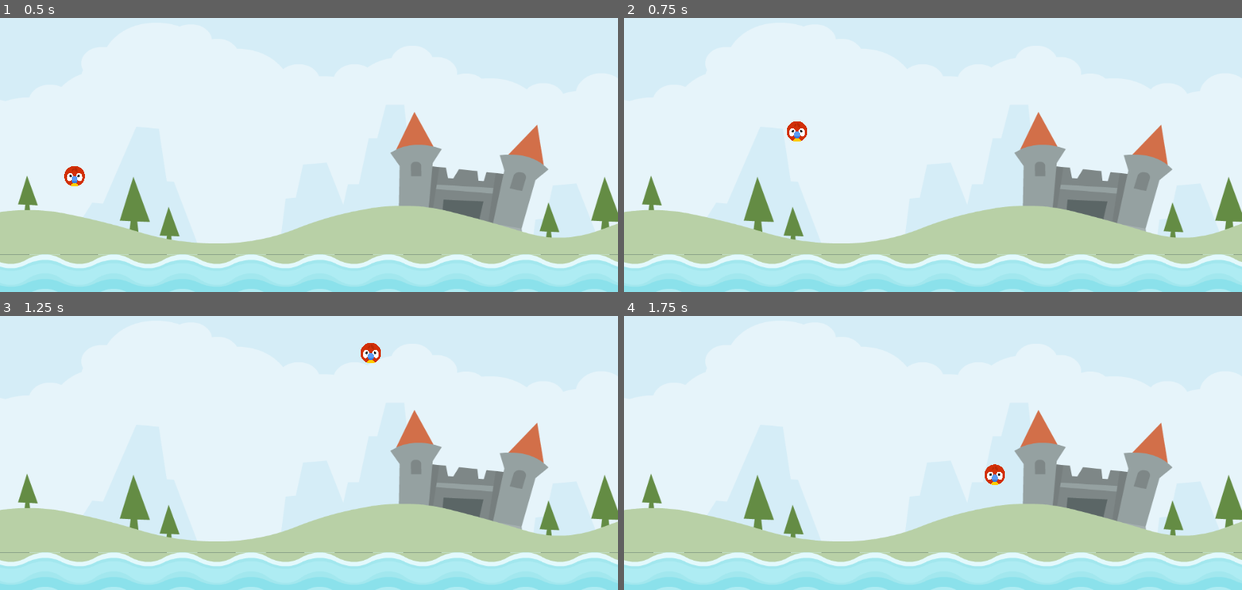
Above: before the commit, frames 1-4 (two rows, left to right).
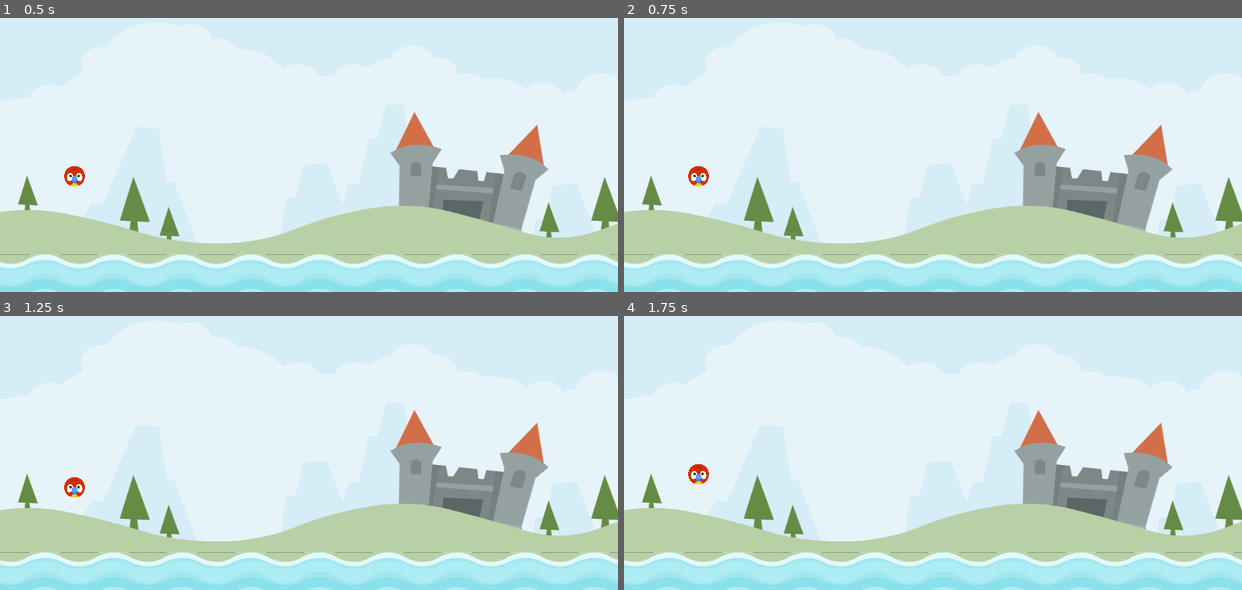
Above: after the commit, the same moments.

Repository: niamh-d/angry-animals-2d-godot
Game: Godot game, scene res://scenes/level/level.tscn
The game is run twice, just before and just after one commit, with the same random seed, the same clock (stepped at 60 frames per second) and the same inputs.
Inputs (mouse positions are in pixels of both pictures, inside the frame that each line leads up to):
- Up to frame 1 (0.5 s): no input
- Up to frame 2 (0.75 s): tap Enter at 0.5 s; drag from (698, 176) to (994, 42) at 0.52 s
- Up to frame 3 (1.25 s): no input
- Up to frame 4 (1.75 s): drag from (809, 433) to (902, 485) at 1.27 s

Frame 1 is identical in both runs. In frame 2, 0.4% of the frame differs, in the area x 10-30%, y 37-62%; in frame 3, 0.4%; in frame 4, 0.4%, in the area x 10-62%, y 54-62%.

Commit message:
animal can be dragged only within limited boundary box

Diff:
--- a/scenes/animal/animal.gd
+++ b/scenes/animal/animal.gd
@@ -1,10 +1,18 @@
 extends RigidBody2D
 
 enum ANIMAL_STATE {READY, DRAG, RELEASE}
+
+const DRAG_LIMIT_MAX: Vector2 = Vector2(0, 60)
+const DRAG_LIMIT_MIN: Vector2 = Vector2(-60, 0)
+
+var _start: Vector2 = Vector2.ZERO
+var _drag_start: Vector2 = Vector2.ZERO
+var _dragged_vector: Vector2 = Vector2.ZERO
 var _state: ANIMAL_STATE
 
 func _ready() -> void:
 	_state = ANIMAL_STATE.READY
+	_start = position
 
 func _physics_process(delta: float) -> void:
 	update(delta)
@@ -14,7 +22,7 @@
 	if _state == ANIMAL_STATE.RELEASE:
 		freeze = false
 	elif _state == ANIMAL_STATE.DRAG:
-		pass
+		_drag_start = get_global_mouse_position()
 
 func detect_release() -> bool:
 	if _state == ANIMAL_STATE.DRAG:
@@ -23,12 +31,29 @@
 			return true
 	return false
 
+func get_dragged_vector(gmp: Vector2) -> Vector2:
+	return gmp - _drag_start
+
+func drag_within_limits() -> void:
+	_dragged_vector.x = clampf(
+		_dragged_vector.x,
+		DRAG_LIMIT_MIN.x,
+		DRAG_LIMIT_MAX.x
+	)
+	_dragged_vector.y = clampf(
+		_dragged_vector.y,
+		DRAG_LIMIT_MIN.y,
+		DRAG_LIMIT_MAX.y
+	)
+	position = _start + _dragged_vector
+
 func update_drag() -> void:
 	if detect_release():
 		return
 
 	var global_mouse_pos: Vector2 = get_global_mouse_position()
-	position = global_mouse_pos
+	_dragged_vector = get_dragged_vector(global_mouse_pos)
+	drag_within_limits()
 
 func update(delta: float) -> void:
 	match _state:
